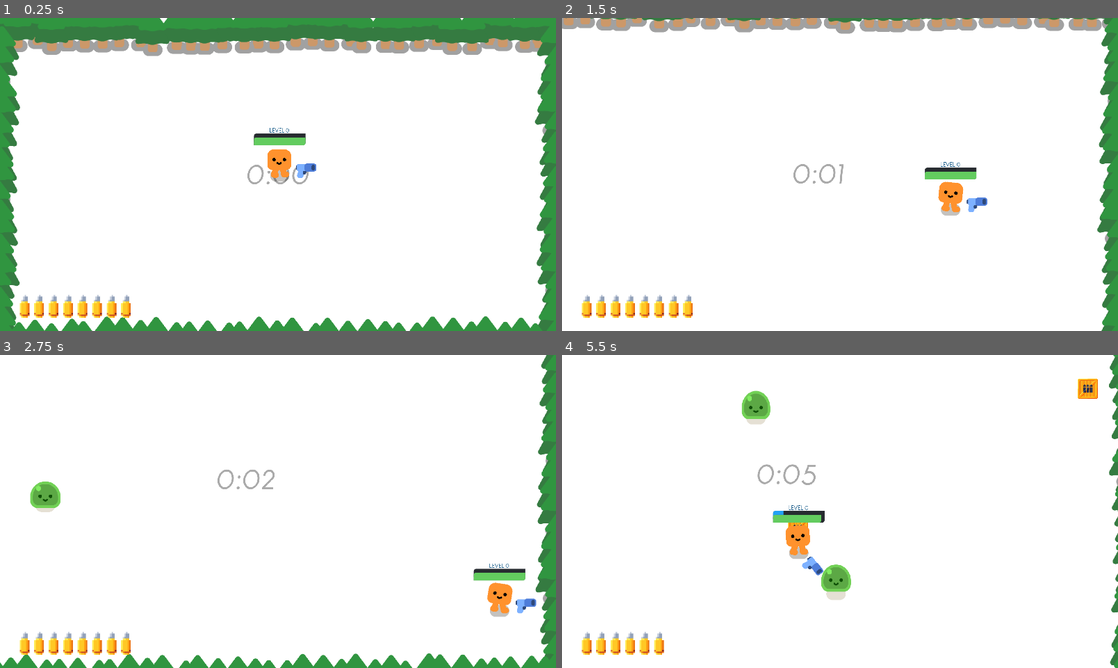
Above: before the commit, frames 1-4 (two rows, left to right).
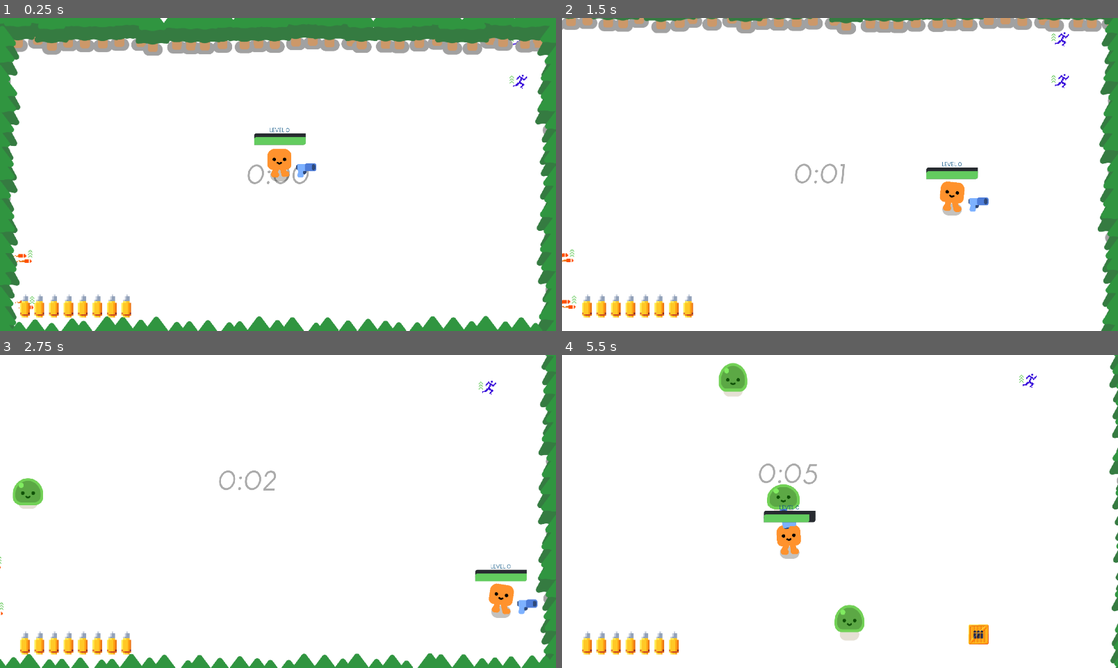
Above: after the commit, the same moments.

Repository: ari-goldman/atlas-godot-tutorial
Game: Godot game, scene res://survivors_game.tscn
Two runs of this game, one before a commit and one after it. Both use one fixed random seed, a clock stepped at 60 frames per second and the inputs below.
Inputs (mouse positions are in pixels of both pictures, inside the frame that each line leads up to):
- Up to frame 1 (0.25 s): no input
- Up to frame 2 (1.5 s): tap Enter (ui_accept) at 0.5, 0.77 s; hold D (move_right) 0.53-1.28 s; click (840, 174) at 0.6 s; move the mouse to (728, 190) at 1.27 s; hold S (move_down) from 1.28 s (still down); click (728, 190) at 1.35 s
- Up to frame 3 (2.75 s): tap Enter (ui_accept) at 1.52 s; move the mouse to (333, 442) at 2.02 s; release S (move_down) at 2.03 s; hold D (move_right) from 2.03 s (still down); click (333, 442) at 2.1 s
- Up to frame 4 (5.5 s): move the mouse to (812, 574) at 2.77 s; release D (move_right) at 2.78 s; hold W (move_up) 2.78-3.53 s; click (812, 574) at 2.85 s; tap Enter (ui_accept) at 3.02, 3.77, 4.52 s; move the mouse to (1006, 558) at 3.52 s; hold A (move_left) 3.53-5.03 s; click (1006, 558) at 3.6 s; move the mouse to (673, 464) at 4.27 s; click (673, 464) at 4.35 s; move the mouse to (867, 511) at 5.02 s; hold S (move_down) from 5.03 s (still down); click (867, 511) at 5.1 s

The runs differ from the first frame. In frame 1, 1.7% of the frame differs, in the area x 1-99%, y 0-100%; in frame 2, 2.4%; in frame 3, 2.6%; in frame 4, 4.3%, in the area x 3-100%, y 0-100%.

Commit message:
action lines on augments

Diff:
--- a/characters/player/player.gd
+++ b/characters/player/player.gd
@@ -3,6 +3,8 @@
 
 signal health_depleted
 signal level_up
+signal augments_changed(number_speed: int, number_fire_rate)
+
 
 signal gun_ammo_changed(_ammo: int)
 
@@ -37,6 +39,7 @@
 
 		if health <= 0.0:
 			health_depleted.emit()
+			_clear_augments()
 
 
 
@@ -74,15 +77,35 @@
 func multiply_move_speed(mult: float):
 	speed *= mult
 
+func _setup_augment(augment: Augment):
+	%Augments.add_child(augment)
+	augment.apply(self)
+	_update_augment_count()
+	augment.connect("done", _update_augment_count)
 
 func _on_pickup_collector_fire_rate_augment_collected():
 	var augment := FireRateAugment.new(GlobalStats.fire_rate_augment_mult, GlobalStats.augment_lifetime)
-	%Augments.add_child(augment)
-	augment.apply(self)
-	pass
+	_setup_augment(augment)
 
 
 func _on_pickup_collector_move_speed_augment_collected():
 	var augment := MoveSpeedAugment.new(GlobalStats.move_speed_augment_mult, GlobalStats.augment_lifetime)
-	%Augments.add_child(augment)
-	augment.apply(self)
+	_setup_augment(augment)
+
+func _clear_augments():
+	for child: Augment in %Augments.get_children():
+		child.unapply()
+		child.queue_free()
+	_update_augment_count()
+
+func _update_augment_count():
+	var speed_augments: int = 0
+	var fire_rate_augments: int = 0
+
+	for child in %Augments.get_children():
+		if child is MoveSpeedAugment:
+			speed_augments += 1
+		if child is FireRateAugment:
+			fire_rate_augments += 1
+
+	augments_changed.emit(speed_augments, fire_rate_augments)
--- a/characters/player/player.tscn
+++ b/characters/player/player.tscn
@@ -42,9 +42,6 @@
 
 [node name="CollisionShape2D" type="CollisionShape2D" parent="."]
 shape = SubResource("CircleShape2D_onrkg")
-
-[node name="Camera2D" type="Camera2D" parent="."]
-enabled = false
 
 [node name="Gun" parent="." instance=ExtResource("3_i3pqv")]
 unique_name_in_owner = true
--- a/globals/global_stats.gd
+++ b/globals/global_stats.gd
@@ -4,12 +4,13 @@
 var red_slime_time: int = 40 # minimum time for red slimes to spawn (seconds)
 
 ## Augments
-var augment_time: int = 20 # minimum time for augments to drop (seconds)
+var augment_time: int = 0 # 20 # minimum time for augments to drop (seconds)
 var spawn_augments = false # whether or not augments are spawning
-var augment_drop_chance: float = 0.2 # chance to drop any augment
+var augment_drop_chance: float = 1.0 # 0.2  # chance to drop any augment
 var augment_lifetime: float = 7.5 # how long an augment will last on the player (seconds)
 var move_speed_augment_mult: float = 1.2 # player movemenet speed augment multiplier
 var fire_rate_augment_mult: float = 1.5 # player fire rate augment multiplier
 
 ## Border
-var border_expansion_size: Vector2 = Vector2(75, 75)
+var border_expansion_size: Vector2 = Vector2(75, 75) # how much to expand the border on levelup
+var border_expansion_time: float = 0.5 # how long border expansions take
--- a/main/border.gd
+++ b/main/border.gd
@@ -11,6 +11,7 @@
 		else:
 			call_deferred("_set_border_points")
 			call_deferred("_create_elements")
+@onready var base_border_size: Vector2 = border_size
 
 @export var border_object: PackedScene: # better have a Node2D base node...
 	set(value):
@@ -25,7 +26,7 @@
 		if border_object and Engine.is_editor_hint():
 			call_deferred("_create_elements")
 		else:
-			_create_elements()
+			call_deferred("_create_elements")
 
 @export_range(0.0, 50.0) var jitter: float = 0.0:
 	set(value):
--- a/pickups/augments/augment.gd
+++ b/pickups/augments/augment.gd
@@ -25,4 +25,5 @@
 
 func _on_lifetime_timeout():
 	unapply()
+	done.emit()
 	queue_free()
--- a/pistol/gun.gd
+++ b/pistol/gun.gd
@@ -33,6 +33,8 @@
 	new_bullet.global_rotation = %"Shooting Point".global_rotation
 	%"Shooting Point".add_child(new_bullet)
 	AudioManager.play_sound(AudioManager.Sounds.WEAPON_FIRE, 1.0, 0.5)
+	%AnimationPlayer.stop(true)
+	%AnimationPlayer.play("shoot")
 
 
 func get_closest_in_range_body() -> Node2D:
--- a/pistol/gun.tscn
+++ b/pistol/gun.tscn
@@ -1,10 +1,70 @@
-[gd_scene load_steps=4 format=3 uid="uid://bedfuu4x0xntb"]
+[gd_scene load_steps=7 format=3 uid="uid://bedfuu4x0xntb"]
 
 [ext_resource type="Script" uid="uid://fsnskg1p04bi" path="res://pistol/gun.gd" id="1_dk5gl"]
 [ext_resource type="Texture2D" uid="uid://cswb5do8rrj7q" path="res://pistol/pistol.png" id="1_vk1bi"]
 
 [sub_resource type="CircleShape2D" id="CircleShape2D_dk5gl"]
 radius = 528.001
+
+[sub_resource type="Animation" id="Animation_b7uwb"]
+resource_name = "shoot"
+tracks/0/type = "value"
+tracks/0/imported = false
+tracks/0/enabled = true
+tracks/0/path = NodePath(".:scale")
+tracks/0/interp = 1
+tracks/0/loop_wrap = true
+tracks/0/keys = {
+"times": PackedFloat32Array(0, 0.1, 0.166667, 0.566667),
+"transitions": PackedFloat32Array(0.125, 0.108819, 0.108819, 1),
+"update": 0,
+"values": [Vector2(1, 1), Vector2(0.528571, 1.8), Vector2(1.1, 0.48), Vector2(1, 1)]
+}
+tracks/1/type = "value"
+tracks/1/imported = false
+tracks/1/enabled = true
+tracks/1/path = NodePath(".:position")
+tracks/1/interp = 1
+tracks/1/loop_wrap = true
+tracks/1/keys = {
+"times": PackedFloat32Array(0, 0.1, 0.166667, 0.566667),
+"transitions": PackedFloat32Array(0.125, 0.108819, 0.108819, 1),
+"update": 0,
+"values": [Vector2(90, 11), Vector2(73.5, 11), Vector2(93.5, 11), Vector2(90, 11)]
+}
+
+[sub_resource type="Animation" id="Animation_donny"]
+length = 0.001
+tracks/0/type = "value"
+tracks/0/imported = false
+tracks/0/enabled = true
+tracks/0/path = NodePath(".:scale")
+tracks/0/interp = 1
+tracks/0/loop_wrap = true
+tracks/0/keys = {
+"times": PackedFloat32Array(0),
+"transitions": PackedFloat32Array(1),
+"update": 0,
+"values": [Vector2(1, 1)]
+}
+tracks/1/type = "value"
+tracks/1/imported = false
+tracks/1/enabled = true
+tracks/1/path = NodePath(".:position")
+tracks/1/interp = 1
+tracks/1/loop_wrap = true
+tracks/1/keys = {
+"times": PackedFloat32Array(0),
+"transitions": PackedFloat32Array(1),
+"update": 0,
+"values": [Vector2(90, 11)]
+}
+
+[sub_resource type="AnimationLibrary" id="AnimationLibrary_enm2i"]
+_data = {
+&"RESET": SubResource("Animation_donny"),
+&"shoot": SubResource("Animation_b7uwb")
+}
 
 [node name="Gun" type="Area2D"]
 collision_layer = 0
@@ -24,6 +84,12 @@
 unique_name_in_owner = true
 position = Vector2(26, -11)
 
+[node name="AnimationPlayer" type="AnimationPlayer" parent="Weapon Pivot/Pistol"]
+unique_name_in_owner = true
+libraries = {
+&"": SubResource("AnimationLibrary_enm2i")
+}
+
 [node name="Timer" type="Timer" parent="."]
 unique_name_in_owner = true
 wait_time = 0.5
--- a/survivors_game.gd
+++ b/survivors_game.gd
@@ -44,7 +44,7 @@
 	%AmmoSpawnTimer.wait_time = max(%AmmoSpawnTimer.wait_time - 0.2, 0.1)
 
 
-	var expansion_time: float = 0.2
+	var expansion_time: float = GlobalStats.border_expansion_time
 	var tween: Tween = get_tree().create_tween()
 	var camera: Camera2D = %Camera
 
@@ -57,6 +57,7 @@
 	tween.tween_property(camera, "limit_bottom", camera.limit_bottom + border_expanion.y / 2.0, expansion_time)
 	tween.set_parallel(false)
 
+	%SpawnPath.scale = (border_expanion + %Border.border_size) / %Border.base_border_size
 	%Border.expand_border(border_expanion, 5, tween, expansion_time)
 	#%Camera.limit_left -= border_expanion.x / 2.0
 	#%Camera.limit_right += border_expanion.x / 2.0
--- a/survivors_game.tscn
+++ b/survivors_game.tscn
@@ -9,6 +9,8 @@
 [ext_resource type="Script" uid="uid://ligun6wbua8t" path="res://game_timer.gd" id="6_3uxnc"]
 [ext_resource type="PackedScene" uid="uid://dbuwlkbx4bbbo" path="res://ui/ui.tscn" id="8_3uxnc"]
 [ext_resource type="Texture2D" uid="uid://c44qht6gre3kn" path="res://ui/bullet.png" id="9_3uxnc"]
+[ext_resource type="PackedScene" uid="uid://gnvfvvfoet6r" path="res://pickups/augments/fire_rate/fire_rate_augment_pickup.tscn" id="10_l3cnu"]
+[ext_resource type="PackedScene" uid="uid://c4h4ou4ar7v77" path="res://pickups/augments/move_speed/move_speed_augment_pickup.tscn" id="11_ejye1"]
 
 [sub_resource type="Curve2D" id="Curve2D_7jj1j"]
 _data = {
@@ -18,7 +20,7 @@
 
 [sub_resource type="Curve2D" id="Curve2D_l26od"]
 _data = {
-"points": PackedVector2Array(0, 0, 0, 0, 85.0403, 39.6639, 0, 0, 0, 0, 1839.51, 38.045, 0, 0, 0, 0, 1835.39, 1112.21, 0, 0, 0, 0, 80.0865, 1113.83, 0, 0, 0, 0, 85.0403, 38.045)
+"points": PackedVector2Array(0, 0, 0, 0, -1040, -620, 0, 0, 0, 0, 1040, -620, 0, 0, 0, 0, 1040, 620, 0, 0, 0, 0, -1040, 620, 0, 0, 0, 0, -1040, -620)
 }
 point_count = 5
 
@@ -159,14 +161,13 @@
 [node name="AnimationPlayer" type="AnimationPlayer" parent="MobSpawnTimer"]
 
 [node name="SpawnPath" type="Path2D" parent="."]
-position = Vector2(-192, -147)
-scale = Vector2(1.21119, 1.23538)
+unique_name_in_owner = true
+position = Vector2(960, 540)
 curve = SubResource("Curve2D_l26od")
 
 [node name="PathFollow2D" type="PathFollow2D" parent="SpawnPath"]
 unique_name_in_owner = true
-position = Vector2(85.0403, 39.6639)
-rotation = -0.000922729
+position = Vector2(-1040, -620)
 
 [node name="Player" parent="." instance=ExtResource("1_3cish")]
 unique_name_in_owner = true
@@ -174,7 +175,7 @@
 
 [node name="Camera" type="Camera2D" parent="Player"]
 unique_name_in_owner = true
-position = Vector2(-6, -4)
+position = Vector2(0, -4)
 limit_left = 0
 limit_top = 0
 limit_right = 1920
@@ -184,8 +185,6 @@
 position_smoothing_speed = 10.0
 drag_horizontal_enabled = true
 drag_vertical_enabled = true
-
-[node name="WorldBorder" type="Node2D" parent="."]
 
 [node name="BackgroundTimer" type="CenterContainer" parent="."]
 offset_right = 1920.0
@@ -223,7 +222,20 @@
 wait_time = 3.0
 autostart = true
 
+[node name="FireRateAugment" parent="." instance=ExtResource("10_l3cnu")]
+position = Vector2(88, 991)
+
+[node name="FireRateAugment2" parent="." instance=ExtResource("10_l3cnu")]
+position = Vector2(81, 831)
+
+[node name="MoveSpeedAugment" parent="." instance=ExtResource("11_ejye1")]
+position = Vector2(1789, 77)
+
+[node name="MoveSpeedAugment2" parent="." instance=ExtResource("11_ejye1")]
+position = Vector2(1789, 221)
+
 [connection signal="timeout" from="MobSpawnTimer" to="." method="_on_mob_spawn_timer_timeout"]
+[connection signal="augments_changed" from="Player" to="UI" method="_on_player_augments_changed"]
 [connection signal="gun_ammo_changed" from="Player" to="UI" method="_on_player_gun_ammo_changed"]
 [connection signal="health_depleted" from="Player" to="." method="_on_player_health_depleted"]
 [connection signal="level_up" from="Player" to="." method="_on_player_level_up"]
--- /dev/null
+++ b/ui/action_lines.gdshader
@@ -0,0 +1,64 @@
+// Based on Action Lines shader by EriNixie
+// https://godotshaders.com/shader/actionlines-comic-anime/
+
+shader_type canvas_item;
+
+uniform float Speed : hint_range(0.0, 5.0) = 0.5;
+uniform float LineLength : hint_range(0.0, 4.0) = 2.0;
+uniform vec4 LineColor : source_color = vec4(1.0, 1.0, 1.0, 1.0);
+uniform float Softness : hint_range(0.0, 1.0) = 0.1;
+uniform float Weirdness : hint_range(0.0, 1.0) = 0.1;
+
+uniform float Radius : hint_range(0.0, 2.0) = 1.3;
+uniform float Freq  : hint_range(3.0, 50.0) = 10.0;
+
+uniform sampler2D screen_texture : hint_screen_texture;
+
+float hash(vec2 v) {
+    return fract(sin(dot(v, vec2(89.44, 19.36))) * 22189.22);
+}
+
+float iHash(vec2 v, vec2 r) {
+    vec4 h = vec4(
+        hash(floor(v * r + vec2(0.0, 0.0)) / r),
+        hash(floor(v * r + vec2(0.0, 1.0)) / r),
+        hash(floor(v * r + vec2(1.0, 0.0)) / r),
+        hash(floor(v * r + vec2(1.0, 1.0)) / r)
+    );
+    vec2 ip = smoothstep(vec2(0.0), vec2(1.0), mod(v * r, 1.0));
+    return mix(mix(h.x, h.y, ip.y), mix(h.z, h.w, ip.y), ip.x);
+}
+
+float noise(vec2 v) {
+    float sum = 0.0;
+    for (int i = 1; i < 7; i++) {
+        sum += iHash(v + vec2(float(i)), vec2(2.0 * pow(2.0, float(i)))) / pow(2.0, float(i));
+    }
+    return sum;
+}
+
+vec2 getuv(vec2 p, vec2 resolution) {
+    return vec2(0.5 + (p.x - 0.5) * (resolution.x / resolution.y), p.y);
+}
+
+void fragment() {
+    vec2 resolution = 1.0 / SCREEN_PIXEL_SIZE;
+    vec2 fragCoord = UV * resolution;
+
+    // Aspect ratio aware UV
+    vec2 uv = (fragCoord * 2.0 - resolution) / resolution;
+
+    vec2 puv = vec2(
+        Weirdness * length(uv) + Speed * TIME,
+        Freq * atan(uv.y, uv.x)
+    );
+
+    float value = noise(puv);
+    value = length(uv) - Radius - LineLength * (value - 0.5);
+    value = smoothstep(-Softness, Softness, value);
+
+    //vec4 tex = texture(TEXTURE, getuv(fragCoord / resolution, resolution));
+    vec4 tex = texture(screen_texture, UV);
+    vec3 color = mix(tex.rgb, LineColor.rgb, value * LineColor.a);
+    COLOR = vec4(color, 1.0);
+}
--- a/ui/ui.gd
+++ b/ui/ui.gd
@@ -5,6 +5,7 @@
 
 func _ready():
 	current_ammo = %AmmoContainer.get_child_count()
+	%ActionLines.show()
 
 func _set_ammo(ammo: int):
 	if ammo == current_ammo:
@@ -28,3 +29,26 @@
 
 func _on_player_gun_ammo_changed(_ammo):
 	_set_ammo(_ammo)
+
+
+var action_line_tween: Tween
+func _on_player_augments_changed(number_speed, number_fire_rate):
+	if action_line_tween and action_line_tween.is_running():
+		action_line_tween.kill()
+
+	var total: int = number_fire_rate + number_speed
+
+	var color: Color = Color(
+		1.0 - number_speed * 0.1,
+		1.0 - total * 0.1,
+		1.0 - number_fire_rate * 0.1,
+		total * 0.175 + (0.5 if total > 0 else 0.0)
+	)
+
+	var radius: float = 2.0 - (total * 0.1) - (0.15 if total > 0 else 0.0)
+	radius = clampf(radius, 1.6, 2.0)
+
+	action_line_tween = get_tree().create_tween()
+	action_line_tween.set_parallel(true)
+	action_line_tween.tween_property(%ActionLines, "material:shader_parameter/LineColor", color, 0.3)
+	action_line_tween.tween_property(%ActionLines, "material:shader_parameter/Radius", radius, 0.3)
--- a/ui/ui.tscn
+++ b/ui/ui.tscn
@@ -1,7 +1,18 @@
-[gd_scene load_steps=3 format=3 uid="uid://dbuwlkbx4bbbo"]
+[gd_scene load_steps=5 format=3 uid="uid://dbuwlkbx4bbbo"]
 
 [ext_resource type="Script" uid="uid://d1m6aqhukcpf6" path="res://ui/ui.gd" id="1_fyqef"]
 [ext_resource type="Texture2D" uid="uid://c44qht6gre3kn" path="res://ui/bullet.png" id="2_ks8t7"]
+[ext_resource type="Shader" uid="uid://gk4sfdvv7oib" path="res://ui/action_lines.gdshader" id="3_wl5ax"]
+
+[sub_resource type="ShaderMaterial" id="ShaderMaterial_vkava"]
+shader = ExtResource("3_wl5ax")
+shader_parameter/Speed = 2.669
+shader_parameter/LineLength = 0.875
+shader_parameter/LineColor = Color(1, 1, 1, 0)
+shader_parameter/Softness = 0.621
+shader_parameter/Weirdness = 0.0
+shader_parameter/Radius = 2.0
+shader_parameter/Freq = 14.406
 
 [node name="UI" type="CanvasLayer"]
 script = ExtResource("1_fyqef")
@@ -55,3 +66,19 @@
 texture = ExtResource("2_ks8t7")
 expand_mode = 2
 stretch_mode = 5
+
+[node name="ActionLines" type="ColorRect" parent="."]
+unique_name_in_owner = true
+visible = false
+material = SubResource("ShaderMaterial_vkava")
+anchors_preset = 15
+anchor_right = 1.0
+anchor_bottom = 1.0
+offset_left = 1.0
+offset_top = -1.0
+offset_right = 1.0
+offset_bottom = -1.0
+grow_horizontal = 2
+grow_vertical = 2
+size_flags_horizontal = 4
+size_flags_vertical = 4
Not shown: 1 places in survivors_game.tscn that only renumber resources
Not shown, added: ui/action_lines.gdshader.uid
Not shown, changed: README.md
